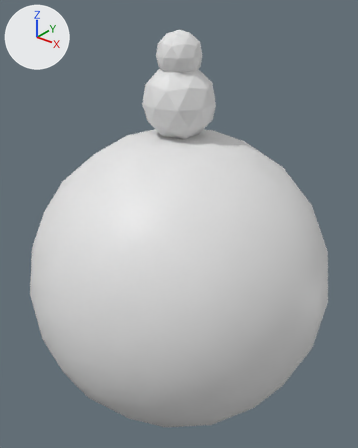
Two versions of the Blender file Assets/Bots/Meshes/base-baller.blend, one commit apart.
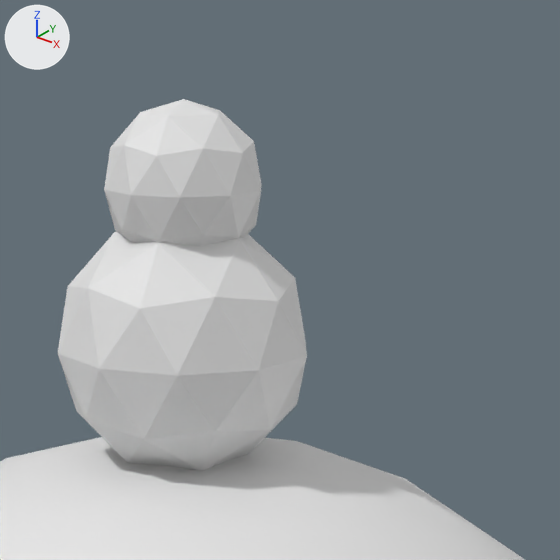
There are two pictures of each version: one whole from a 50 mm lens placed at (8.24, -10.32, 2.83), pointed at (-0.08, 0.08, -3.62), one close up on the part from 35% to 81% of the width and 0% to 37% of the height. The axes (+X, +Y, +Z) are drawn at upper left. The lights are the same throughout.

Objects in the first close-up: 'Base', 'Big Ball', 'Head'.
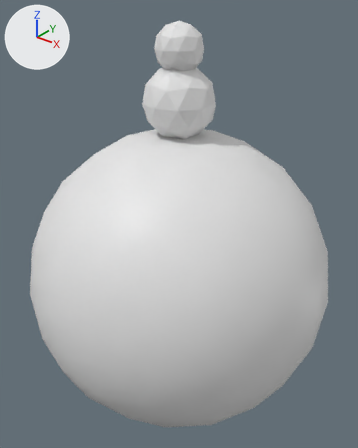
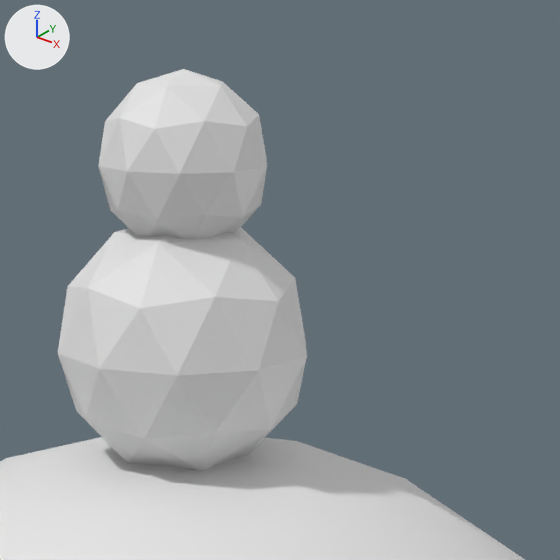
Location of each change, [x1, y1, x2, y2] in pixels of the close-ups (560 x 560 px):
```json
{"object": "Head", "change": "moved, rescaled", "before": [104, 99, 262, 246], "after": [99, 69, 267, 239], "on screen": "6% wider, 16% taller"}
```

Edits to the scene script, one JSON object a line:
```json
{"op": "set", "path": "ob_head.location", "old": "(0.0, 0.0, 1.18)", "new": "(0.0, 0.0, 1.35)"}
{"op": "set", "path": "ob_head.scale", "old": "(0.61, 0.61, 0.61)", "new": "(0.65, 0.65, 0.65)"}
```
